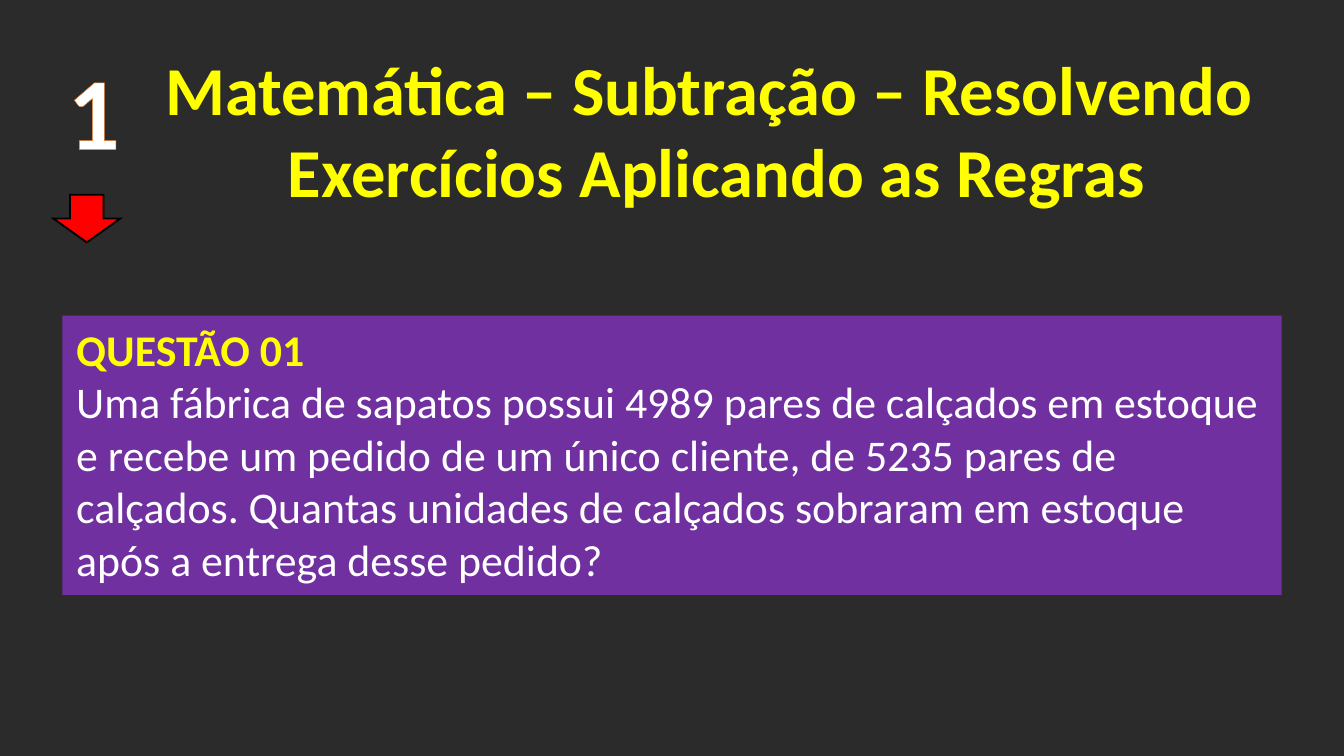
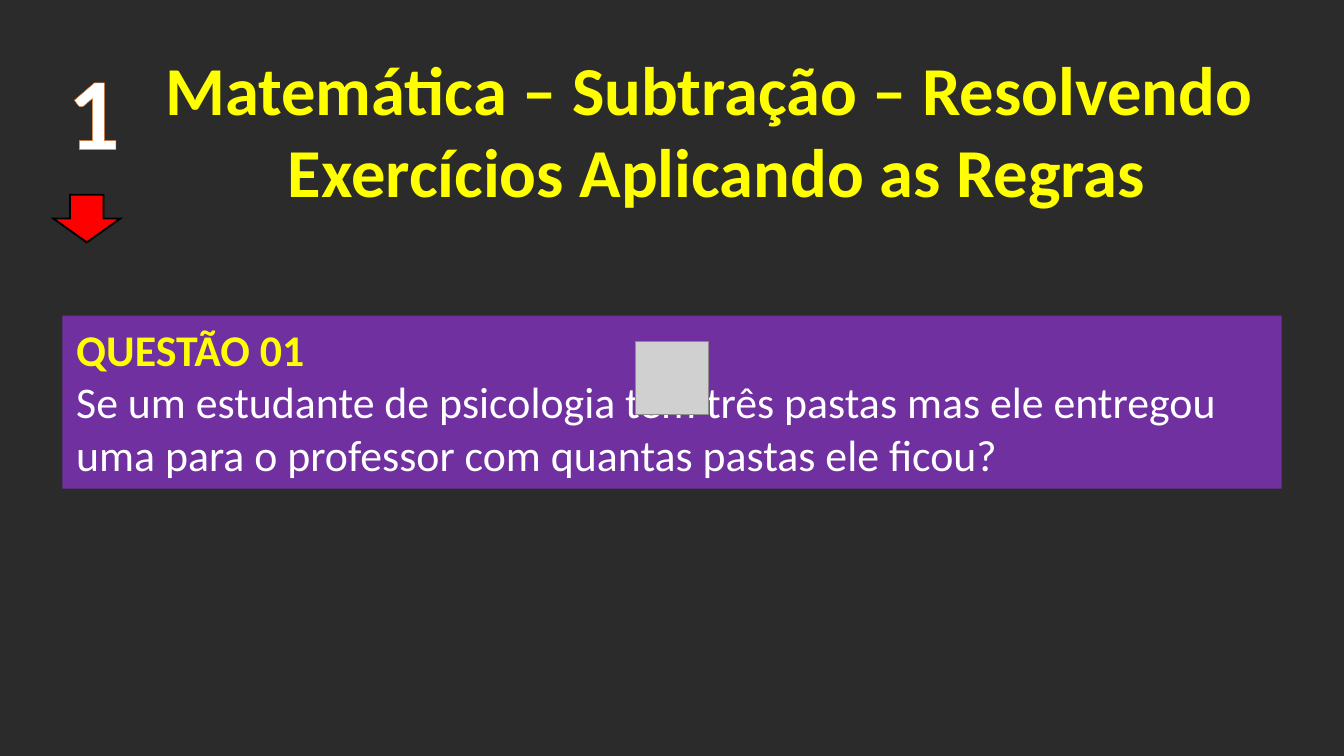
Before and after one commit to jmarysystems/jmarysystems.github.io, a slide deck: slide 2 of Leitura_e_Aprendizagem/Matemática/Aritmetica/Subtracao/0011_RESOLVENDO_EXERCÍCIOS_DE_SUBTRAÇÃO_COM_UNIDADES_APLICANDO_AS_REGRAS.pptx. Drawn at 1344x756 pixels with LibreOffice and Linux fonts; fonts in the diff are those of the drawing; grey boxes stand for pictures; background and template pictures are left out; a plain dark background stands for a picture behind light text. Boxes give left, top, right and bottom in pixels: in the first picture for what was removed or moved away, otherwise in the second. Text is boxed around its words. In the diff, an @@ line names an element or a change of style, - is before the commit and + after.

```diff
--- a/Leitura_e_Aprendizagem/Matemática/Aritmetica/Subtracao/0011_RESOLVENDO_EXERCÍCIOS_DE_SUBTRAÇÃO_COM_UNIDADES_APLICANDO_AS_REGRAS.pptx
+++ b/Leitura_e_Aprendizagem/Matemática/Aritmetica/Subtracao/0011_RESOLVENDO_EXERCÍCIOS_DE_SUBTRAÇÃO_COM_UNIDADES_APLICANDO_AS_REGRAS.pptx
@@ rectangle "QUESTÃO 01": place and size @@
-rectangle "QUESTÃO 01" at [63,315,1282,595]
+rectangle "QUESTÃO 01" at [63,315,1282,488]
@@ picture added at [635,341,708,414] @@
@@ text in rectangle at [76,382,1216,478]: text changed @@
-Uma fábrica de sapatos possui 4989 pares de calçados em estoque e recebe um pedido de um único cliente, de 5235 pares de calçados. Quantas unidades de calçados sobraram em estoque após a entrega desse pedido?
+Se um estudante de psicologia tem três pastas mas ele entregou uma para o professor com quantas pastas ele ficou?
```
Also in this commit, not shown: 2 other slides changed, 43 other files.
